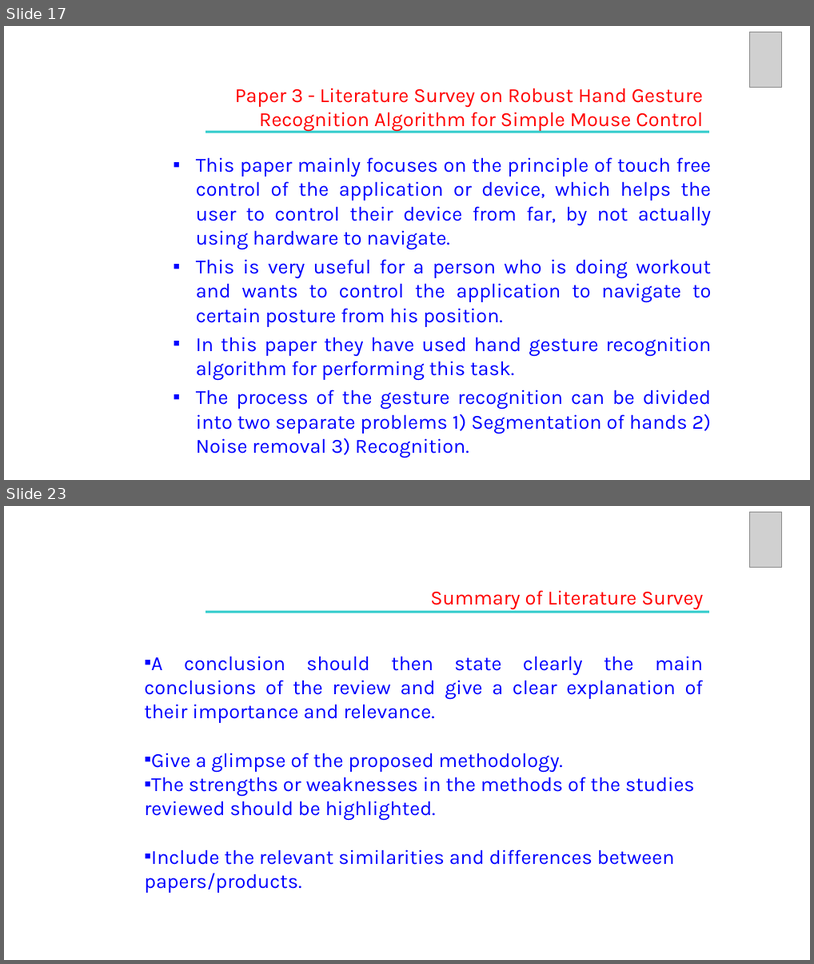
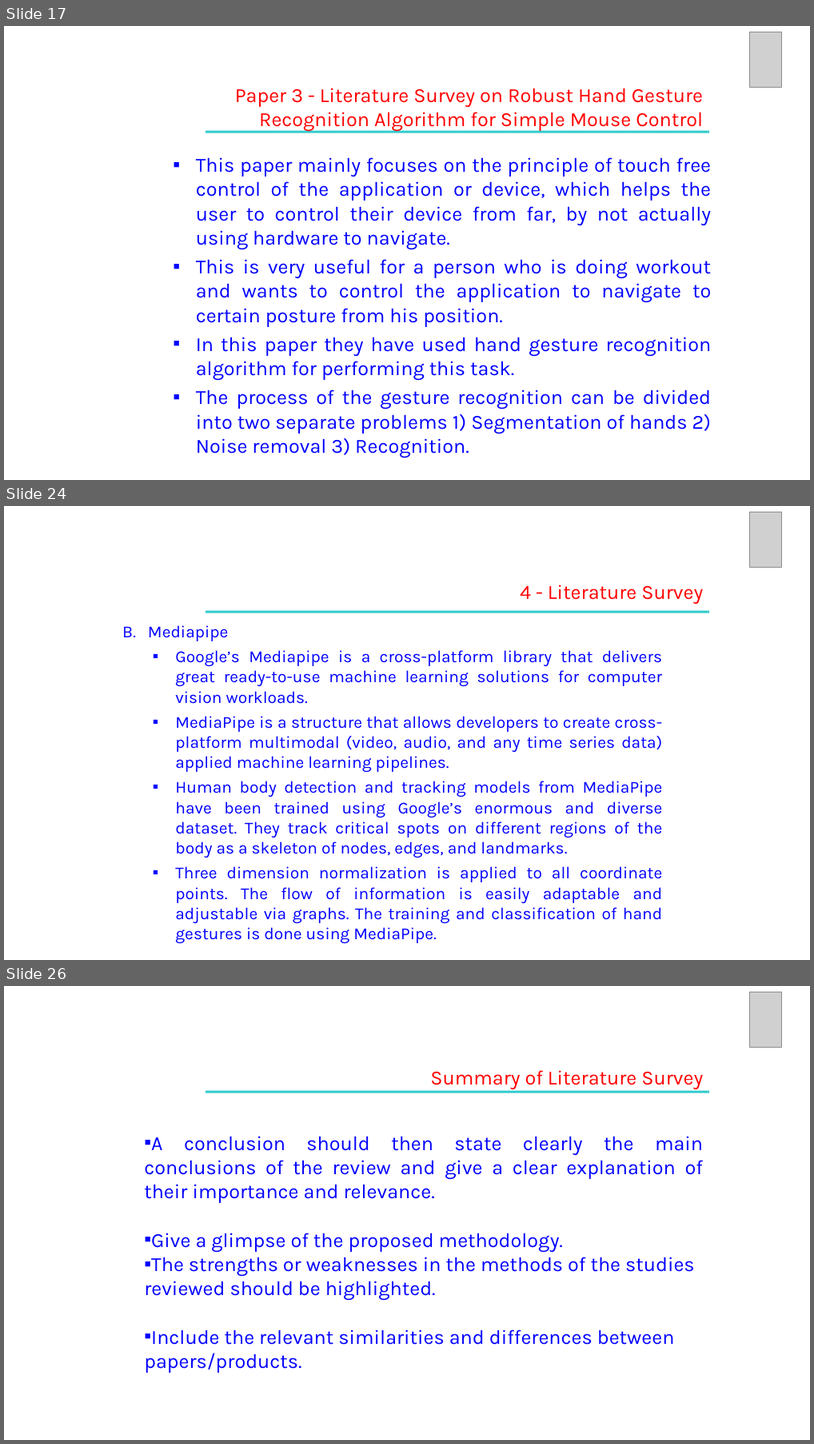
Before and after one commit to VishnuJG/CV-Workout, a slide deck: LiteratureSurvey/UE19CS390A_REVIEW 2.pptx. Shown one above the other, each under a label of ours: slides 17 and 23 before the commit, slides 17, 24 and 26 after it; the slides between them are not shown. The pictures are 814x964 and 814x1444 pixels, drawn with LibreOffice and Linux fonts; fonts in the diff are those of the drawing; grey boxes stand for pictures. Boxes give left, top, right and bottom in pixels: in the first picture for what was removed or moved away, otherwise in the second. Text is boxed around its words. In the diff, an @@ line names an element or a change of style, - is before the commit and + after.

```diff
--- a/LiteratureSurvey/UE19CS390A_REVIEW 2.pptx
+++ b/LiteratureSurvey/UE19CS390A_REVIEW 2.pptx
@@ slide 24 added at [4,506,810,960], background #FFFFFF @@
@@ picture added at [750,512,782,567] @@
@@ text added at [520,584,703,604], 24 pt, text #FF0000 @@
+4 - Literature Survey
@@ text added at [122,625,663,943], 20 pt, text #0000FF @@
+B. Mediapipe
+  ▪ Google’s Mediapipe is a cross-platform library that delivers great ready-to-use machine learning solutions for computer vision workloads.
+  ▪ MediaPipe is a structure that allows developers to create cross-platform multimodal (video, audio, and any time series data) applied machine learning pipelines.
+  ▪ Human body detection and tracking models from MediaPipe have been trained using Google’s enormous and diverse dataset. They track critical spots on different regions of the body as a skeleton of nodes, edges, and landmarks.
+  ▪ Three dimension normalization is applied to all coordinate points. The flow of information is easily adaptable and adjustable via graphs. The training and classification of hand gestures is done using MediaPipe.
@@ rectangle added at [206,611,710,613], fill #33CCCC @@
@@ what was slide 23 is now slide 26 @@
```
Also in this commit, not shown: 6 slides changed, 2 other slides added.
